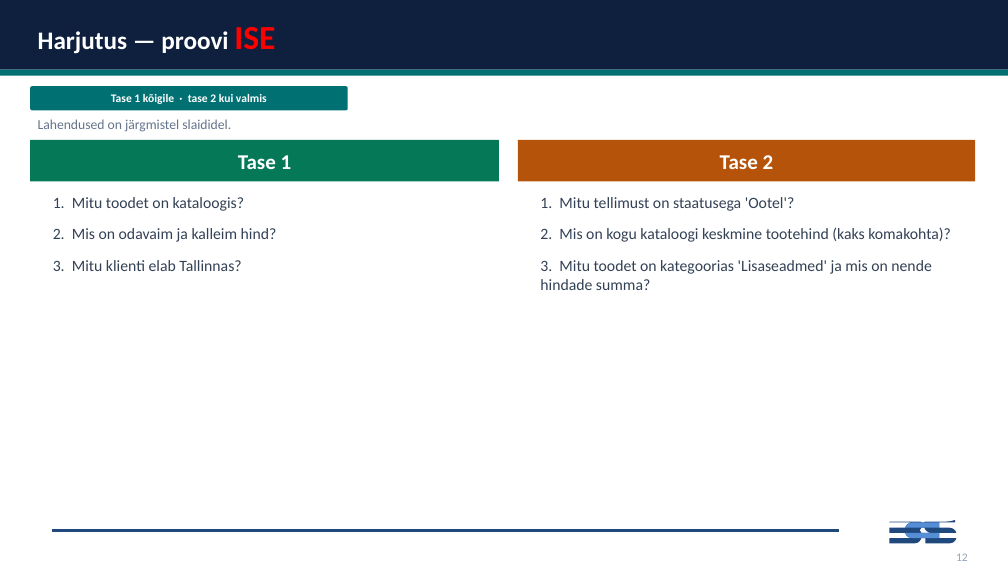
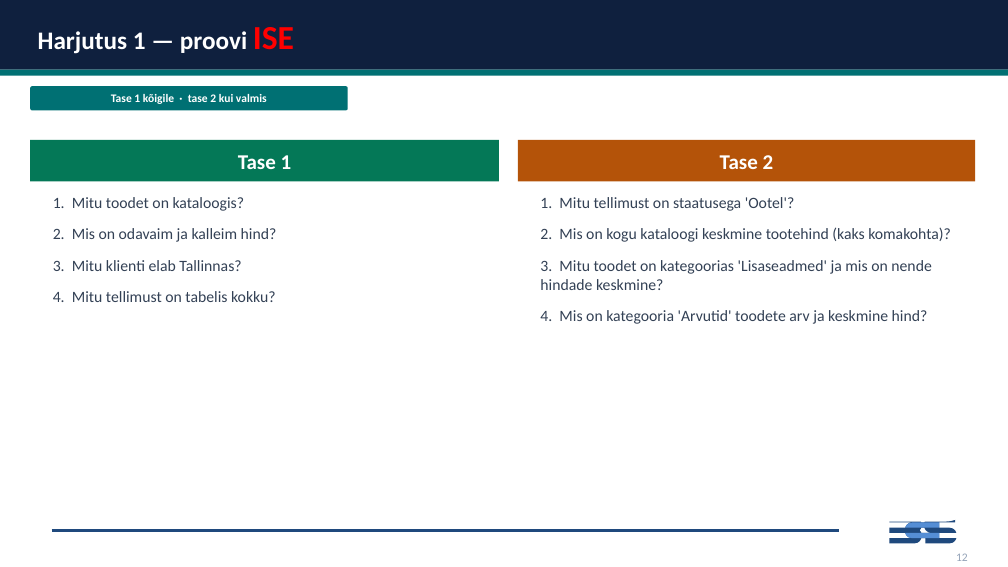
Before and after one commit to emilieabel/andmetarkus, a slide deck: slide 11 of Materjalid/Day7 SQL/7-paev-andmetarkus-esitlus.pptx. Drawn at 1008x567 pixels with LibreOffice and Linux fonts; fonts in the diff are those of the drawing. Boxes give left, top, right and bottom in pixels: in the first picture for what was removed or moved away, otherwise in the second. Text is boxed around its words. In the diff, an @@ line names an element or a change of style, - is before the commit and + after.

```diff
--- a/Materjalid/Day7 SQL/7-paev-andmetarkus-esitlus.pptx
+++ b/Materjalid/Day7 SQL/7-paev-andmetarkus-esitlus.pptx
@@ text at (38, 27, 294, 54): text changed @@
-Harjutus — proovi ISE
+Harjutus 1 — proovi ISE
@@ text removed at (38, 119, 231, 132) @@
-Lahendused on järgmistel slaididel.
@@ text at (540, 260, 931, 324): text changed @@
-3. Mitu toodet on kategoorias 'Lisaseadmed' ja mis on nende hindade summa?
+3. Mitu toodet on kategoorias 'Lisaseadmed' ja mis on nende hindade keskmine?
+4. Mis on kategooria 'Arvutid' toodete arv ja keskmine hind?
@@ text at (53, 291, 276, 302): paragraph added @@
+4. Mitu tellimust on tabelis kokku?
```
Also in this commit, not shown: 22 other slides changed, 2 other files.
